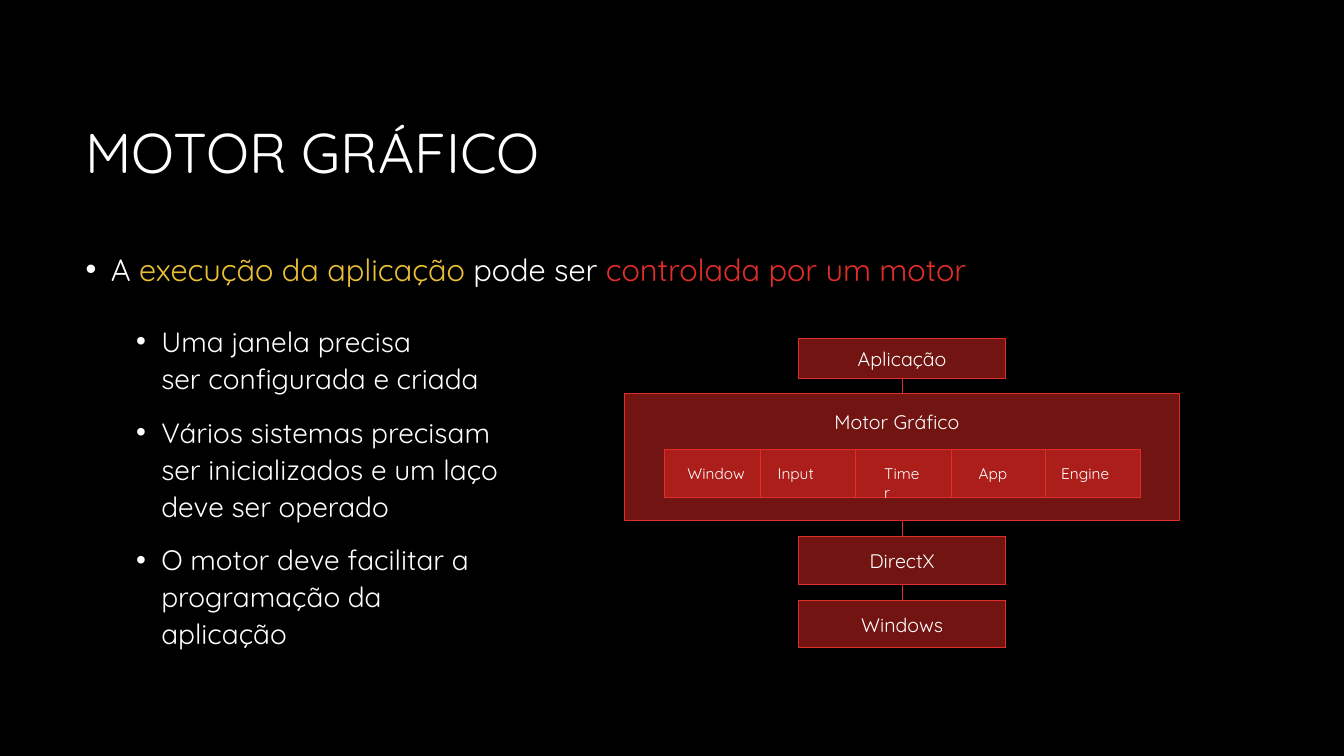
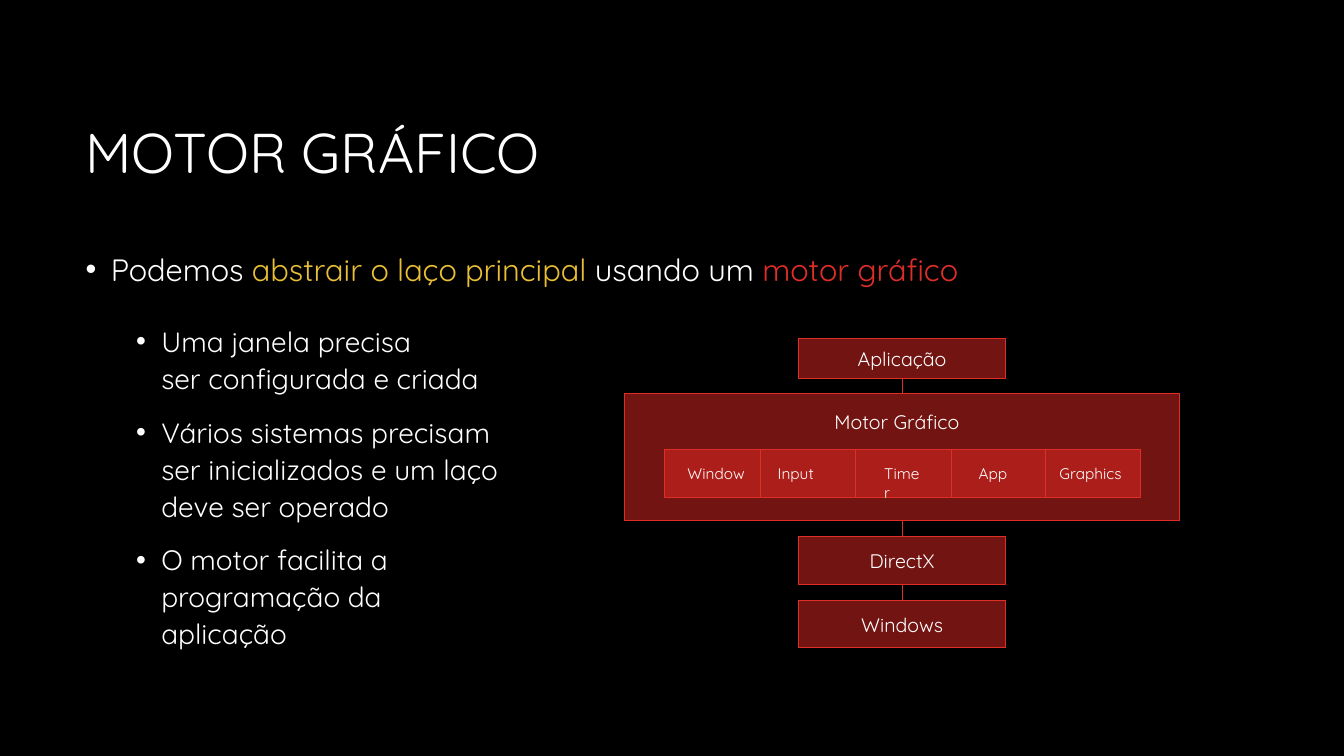
Before and after one commit to JudsonSS/CG, a slide deck: slide 7 of Slides/04. Aplicação Gráfica.pptx (slide 6 before the commit). Drawn at 1344x756 pixels with LibreOffice and Linux fonts; fonts in the diff are those of the drawing; background and template pictures are left out. Boxes give left, top, right and bottom in pixels: in the first picture for what was removed or moved away, otherwise in the second. Text is boxed around its words. In the diff, an @@ line names an element or a change of style, - is before the commit and + after.

```diff
--- a/Slides/04. Aplicação Gráfica.pptx
+++ b/Slides/04. Aplicação Gráfica.pptx
@@ text at (x1=111, y1=258, x2=959, y2=287): text changed; text colour #DF2E28 to #E9BF35 @@
-• A execução da aplicação pode ser controlada por um motor
+• Podemos abstrair o laço principal usando um motor gráfico
@@ text at (x1=1059, y1=468, x2=1121, y2=482): text changed @@
-Engine
+Graphics
@@ text at (x1=161, y1=549, x2=388, y2=650): text changed @@
-  • O motor deve facilitar a
-    programação da
-    aplicação
+  • O motor facilita a
+    programação da
+    aplicação
```
Also in this commit, not shown: 12 other slides changed, 1 slide added.
